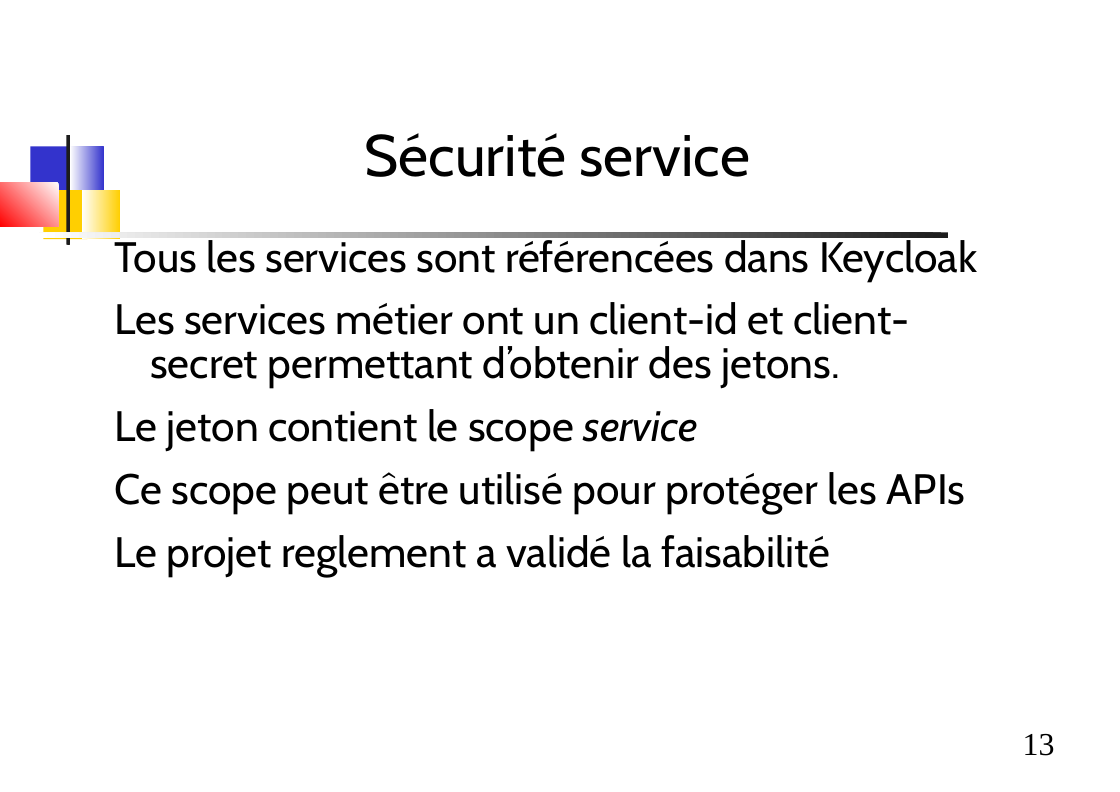
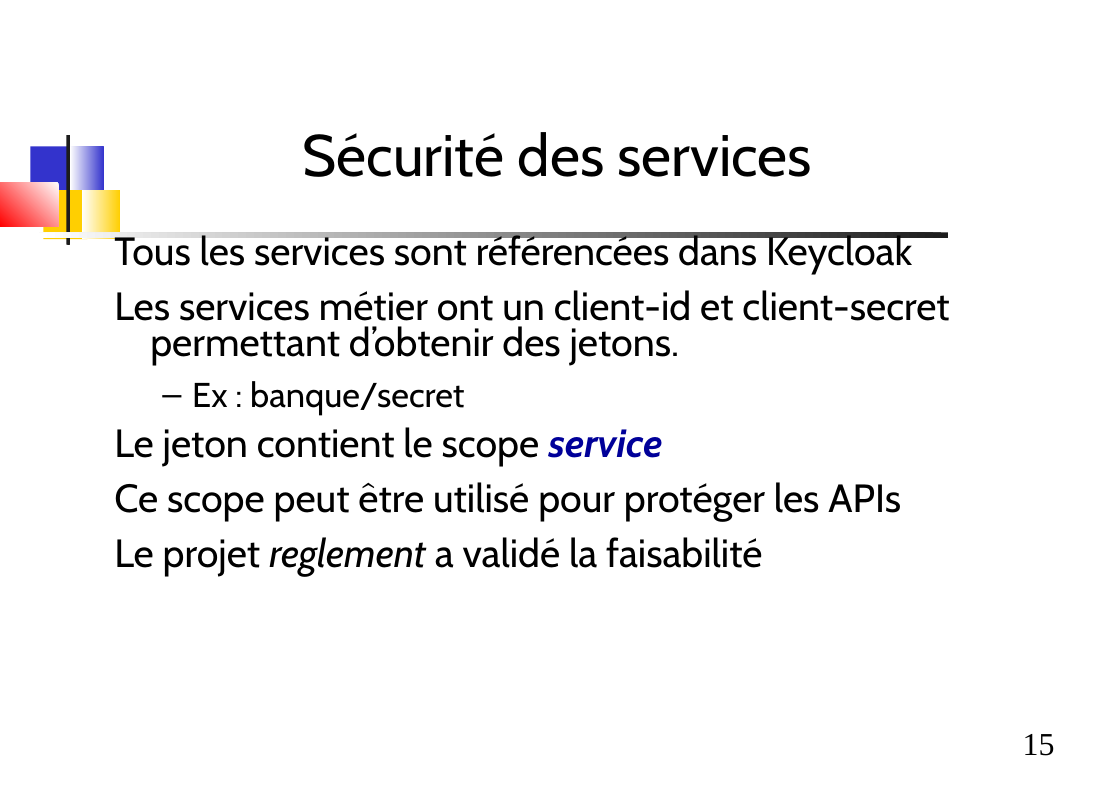
Before and after one commit to dthibau/bceao-cursus, a slide deck: slide 15 of 5_poc2/Increment2.odp (slide 13 before the commit). Drawn at 1120x792 pixels with LibreOffice and Linux fonts; fonts in the diff are those of the drawing. Boxes give left, top, right and bottom in pixels: in the first picture for what was removed or moved away, otherwise in the second. Text is boxed around its words. In the diff, an @@ line names an element or a change of style, - is before the commit and + after.

```diff
--- a/5_poc2/Increment2.odp
+++ b/5_poc2/Increment2.odp
@@ title at (302,132,812,177): text changed @@
-Sécurité service
+Sécurité des services
@@ text at (114,232,949,577): size 32 to 29.6 pt; text colour #000000 to #000099, bold on in "service"; italic on in "reglement"; line spacing 0.86 to 0.76 @@
@@ text at (192,381,464,415): paragraph added @@
+  – Ex : banque/secret
@@ page number at (1023,734,1055,756): text changed @@
-13
+15
```
Also in this commit, not shown: 3 other slides changed, 2 slides added, 1 other file.
